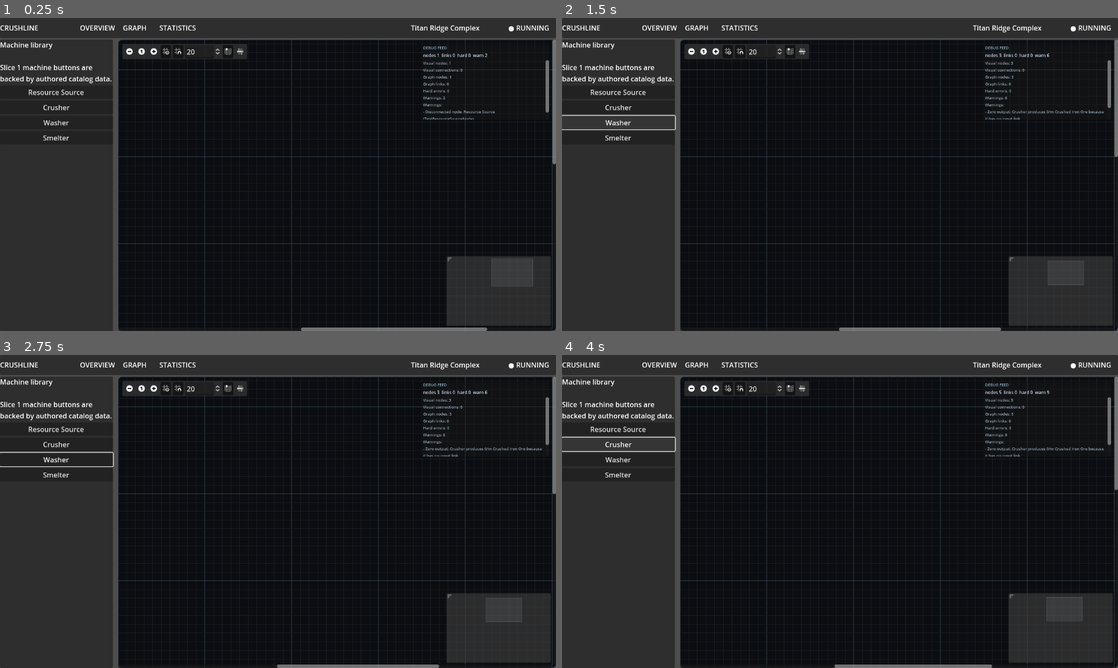
Above: before the commit, frames 1-4 (two rows, left to right).
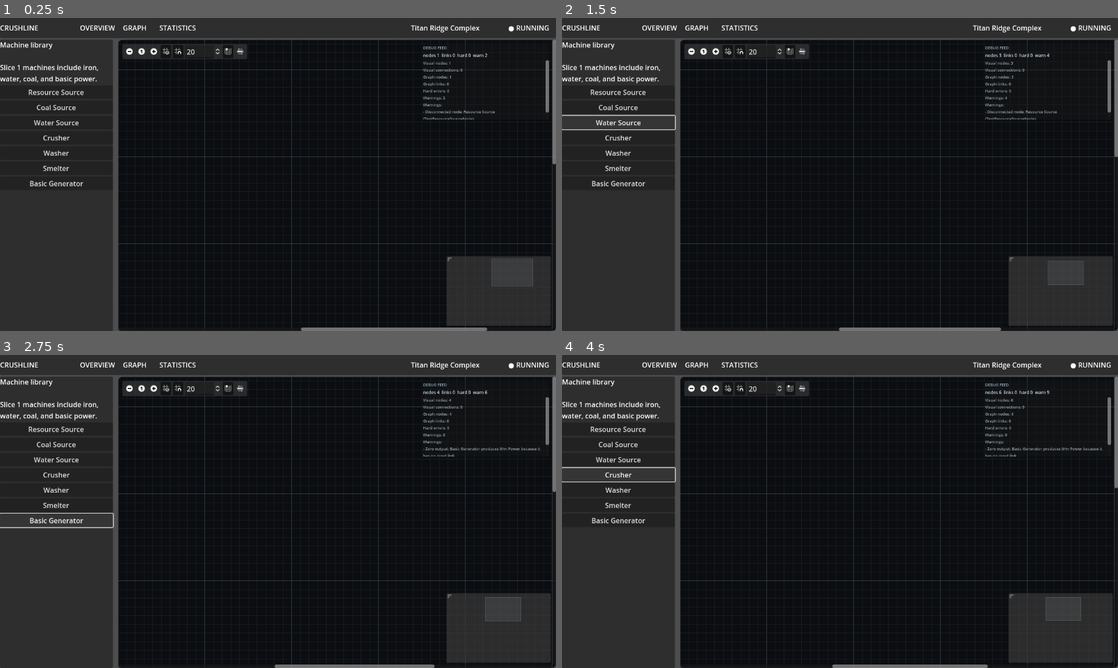
Above: after the commit, the same moments.

Repository: killerbearddude/Crushline-Godot
Game: Godot game, scene res://scenes/main/Main.tscn
Two runs of this game, one before a commit and one after it. Both use one fixed random seed, a clock stepped at 60 frames per second and the inputs below.
Inputs (mouse positions are in pixels of both pictures, inside the frame that each line leads up to):
- Up to frame 1 (0.25 s): no input
- Up to frame 2 (1.5 s): click (617, 108) at 0.5 s, where only the run after the commit has a clickable "Coal Source"; click (617, 121) at 1.25 s, where only the run after the commit has a clickable "Water Source"
- Up to frame 3 (2.75 s): click (55, 520) at 2 s, where only the run after the commit has a clickable "Basic Generator"
- Up to frame 4 (4 s): click "Resource Source" at 2.75 s; click "Crusher" at 3.5 s

The runs differ from the first frame. In frame 1, 0.7% of the frame differs, in the area x 0-21%, y 14-54%; in frame 2, 0.8%; in frame 3, 1.2%; in frame 4, 1.2%, in the area x 0-100%, y 11-100%.

Commit message:
Add utility machine buttons to library

Diff:
--- a/scenes/main/Main.tscn
+++ b/scenes/main/Main.tscn
@@ -74,12 +74,20 @@
 
 [node name="MachineLibraryLabel" type="Label" parent="Root/Body/MachineLibraryPanel/MachineLibraryContents"]
 layout_mode = 2
-text = "Machine library\n\nSlice 1 machine buttons are backed by authored catalog data."
+text = "Machine library\n\nSlice 1 machines include iron, water, coal, and basic power."
 autowrap_mode = 3
 
 [node name="AddResourceSourceButton" type="Button" parent="Root/Body/MachineLibraryPanel/MachineLibraryContents"]
 layout_mode = 2
 text = "Resource Source"
+
+[node name="AddCoalSourceButton" type="Button" parent="Root/Body/MachineLibraryPanel/MachineLibraryContents"]
+layout_mode = 2
+text = "Coal Source"
+
+[node name="AddWaterSourceButton" type="Button" parent="Root/Body/MachineLibraryPanel/MachineLibraryContents"]
+layout_mode = 2
+text = "Water Source"
 
 [node name="AddCrusherButton" type="Button" parent="Root/Body/MachineLibraryPanel/MachineLibraryContents"]
 layout_mode = 2
@@ -92,6 +100,10 @@
 [node name="AddSmelterButton" type="Button" parent="Root/Body/MachineLibraryPanel/MachineLibraryContents"]
 layout_mode = 2
 text = "Smelter"
+
+[node name="AddBasicGeneratorButton" type="Button" parent="Root/Body/MachineLibraryPanel/MachineLibraryContents"]
+layout_mode = 2
+text = "Basic Generator"
 
 [node name="WorkArea" type="Control" parent="Root/Body"]
 layout_mode = 2
